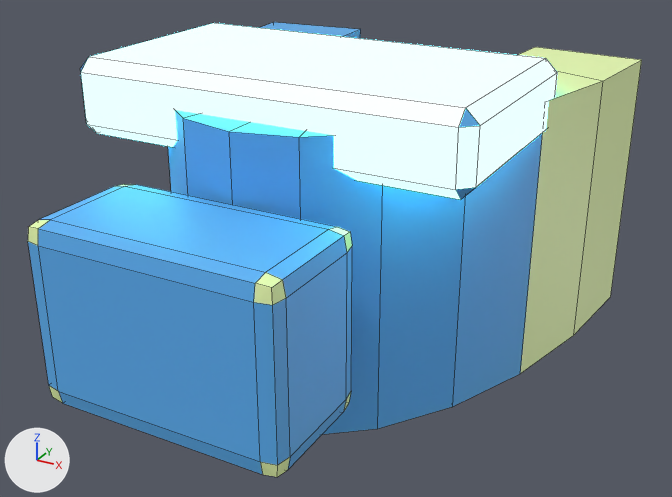
What one commit did to the Blender file viewer/assets/armor-parts/left_hand/source/left_hand.blend.
Both versions are drawn from a camera (50 mm lens) standing at (0.1052, -0.1822, 0.0883) and looking at (0.0035, 0.0028, -0.0042). Arrows for +X, +Y and +Z are at lower left; the lights stay in place. The older version comes first. Mesh edges are drawn as thin lines.

The older version as bpy lines, for what is in view:
```python
me_armor_left_hand_v001 = bpy.data.meshes.new('armor_left_hand_v001')
me_armor_left_hand_v001.from_pydata(...)  # 156 vertices, 156 faces; spans x -0.0575..0.0575, y -0.065..0.075, z -0.035..0.0433
# faces by material slot: [78, 39, 39]
me_armor_left_hand_v001.materials.append(mat_armor_accent)  # blue #5cb0f1
me_armor_left_hand_v001.materials.append(mat_armor_base_surface)  # green #ebffb3
me_armor_left_hand_v001.materials.append(mat_armor_emissive)  # cyan #76f4ff, glowing cyan #76f4ff
ob_armor_left_hand_v001 = bpy.data.objects.new('armor_left_hand_v001', me_armor_left_hand_v001)
ob_armor_left_hand_v001.location = (0.0, 0.0, 0.0)
```
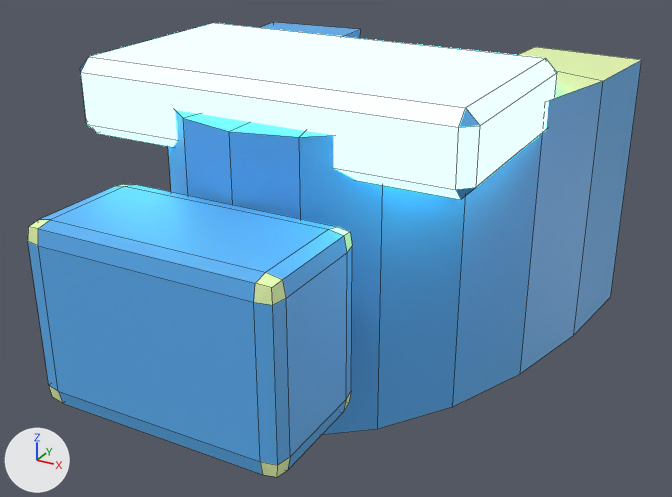
Location of each change, (x1, y1, x2, y2) in pixels of the pictures (672 x 497 px):
part 1 of me_armor_left_hand_v001, recoloured (green to blue)
    both: (520, 60, 642, 374)

The change, as a diff of the scene's bpy script:
```diff
--- a/viewer/assets/armor-parts/left_hand/source/left_hand.blend.py
+++ b/viewer/assets/armor-parts/left_hand/source/left_hand.blend.py
@@ me_armor_left_hand_v001 @@
 me_armor_left_hand_v001.from_pydata(...)  # 156 vertices, 156 faces; spans x -0.0575..0.0575, y -0.065..0.075, z -0.035..0.0433
 # used by ob_armor_left_hand_v001; location = (0.0, 0.0, 0.0)
+# me_armor_left_hand_v001 part 1: 4 faces spanning x 0.0232..0.0575, y 0.018..0.075, z -0.035..0.035 switch from mat_armor_base_surface (green #ebffb3) to mat_armor_accent (blue #5cb0f1)
 me_armor_left_hand_v001.materials.append(mat_armor_emissive)
```
